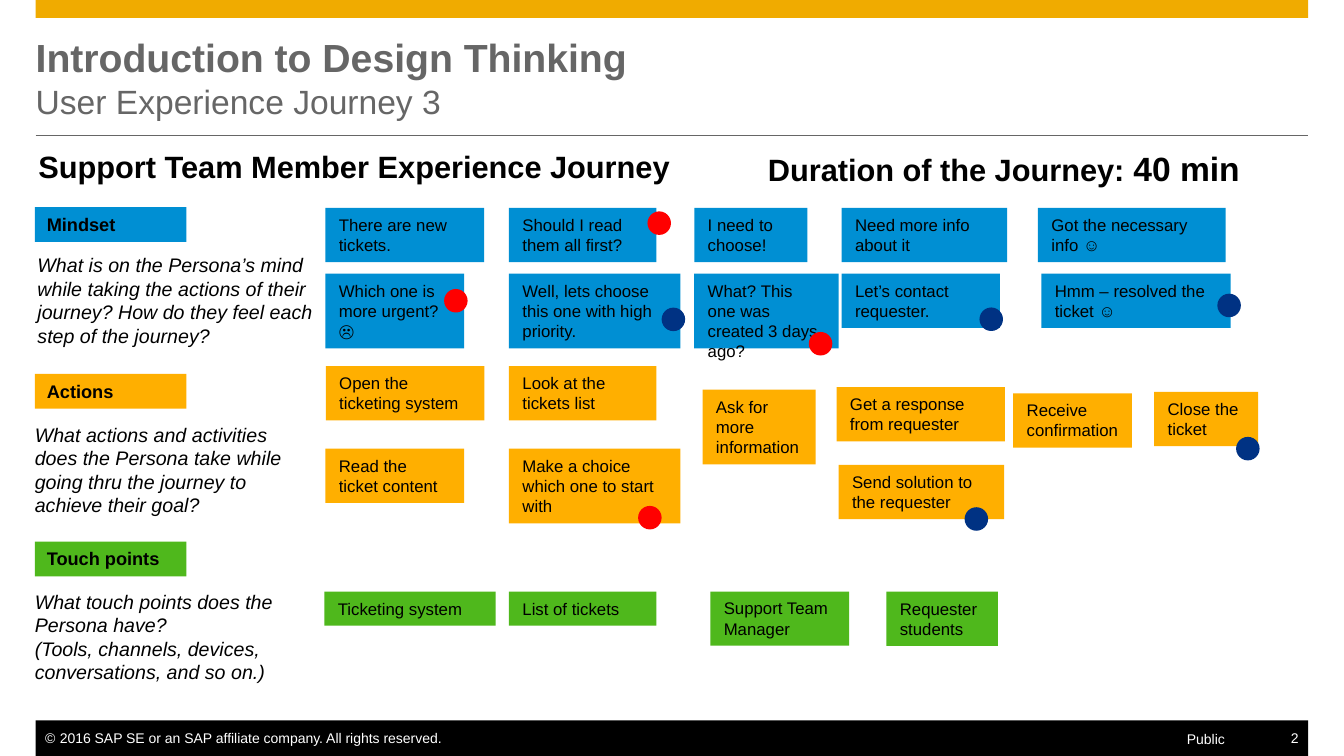
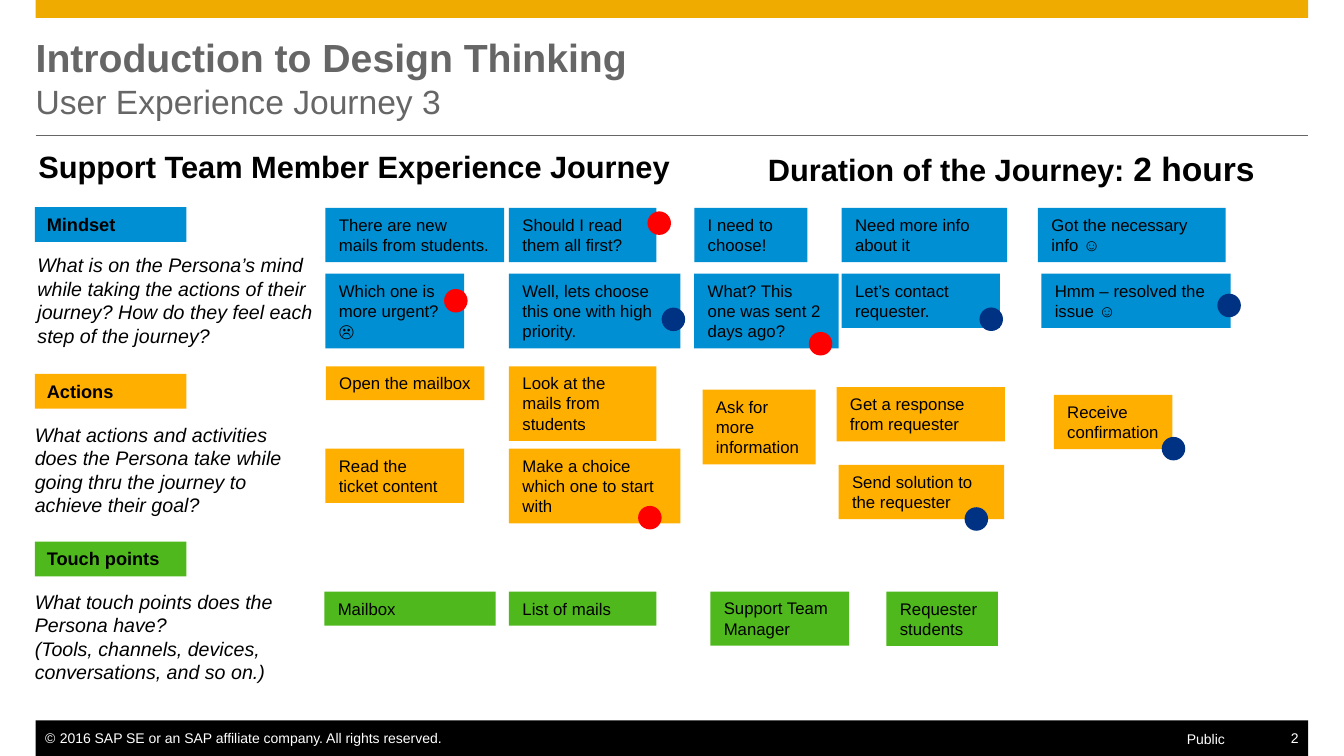
Before and after one commit to marcialu/SupportTicketingSystem, a slide deck: slide 2 of Design/Figures/User Experience.pptx. Drawn at 1344x756 pixels with LibreOffice and Linux fonts; fonts in the diff are those of the drawing. Boxes give left, top, right and bottom in pixels: in the first picture for what was removed or moved away, otherwise in the second. Text is boxed around its words. In the diff, an @@ line names an element or a change of style, - is before the commit and + after.

```diff
--- a/Design/Figures/User Experience.pptx
+++ b/Design/Figures/User Experience.pptx
@@ text at (768, 156, 1254, 187): text changed @@
-Duration of the Journey: 40 min
+Duration of the Journey: 2 hours
@@ rectangle "There are new mails from ...": place and size @@
-rectangle "There are new mails from ..." at (325, 208, 485, 262)
+rectangle "There are new mails from ..." at (325, 208, 504, 262)
@@ text in rectangle at (339, 219, 489, 251): text changed @@
-There are new tickets.
+There are new mails from students.
@@ text in rectangle at (708, 285, 820, 341): text changed @@
-What? This one was created 3 days ago?
+What? This one was sent 2 days ago?
@@ text in rectangle at (1055, 285, 1205, 317): text changed @@
-Hmm – resolved the ticket ☺
+Hmm – resolved the issue ☺
@@ rectangle "Open the mailbox": place and size @@
-rectangle "Open the mailbox" at (325, 366, 485, 420)
+rectangle "Open the mailbox" at (325, 366, 485, 400)
@@ text in rectangle at (339, 377, 471, 393): text changed @@
-Open the ticketing system
+Open the mailbox
@@ rectangle "Look at the mails from ...": place and size @@
-rectangle "Look at the mails from ..." at (509, 366, 656, 420)
+rectangle "Look at the mails from ..." at (509, 366, 656, 440)
@@ text in rectangle at (522, 377, 605, 430): text changed @@
-Look at the tickets list
+Look at the mails from students
@@ rectangle "Receive confirmation": place and size @@
-rectangle "Receive confirmation" at (1013, 393, 1131, 447)
+rectangle "Receive confirmation" at (1054, 395, 1173, 449)
@@ rectangle removed at (1154, 392, 1257, 446) @@
-Close the ticket
@@ ellipse: place and size @@
-ellipse at (1236, 436, 1259, 459)
+ellipse at (1162, 436, 1185, 459)
@@ text in rectangle at (338, 603, 396, 615): text changed @@
-Ticketing system
+Mailbox
@@ text in rectangle at (522, 603, 611, 615): text changed @@
-List of tickets
+List of mails
```
Also in this commit, not shown: 2 other slides changed.
